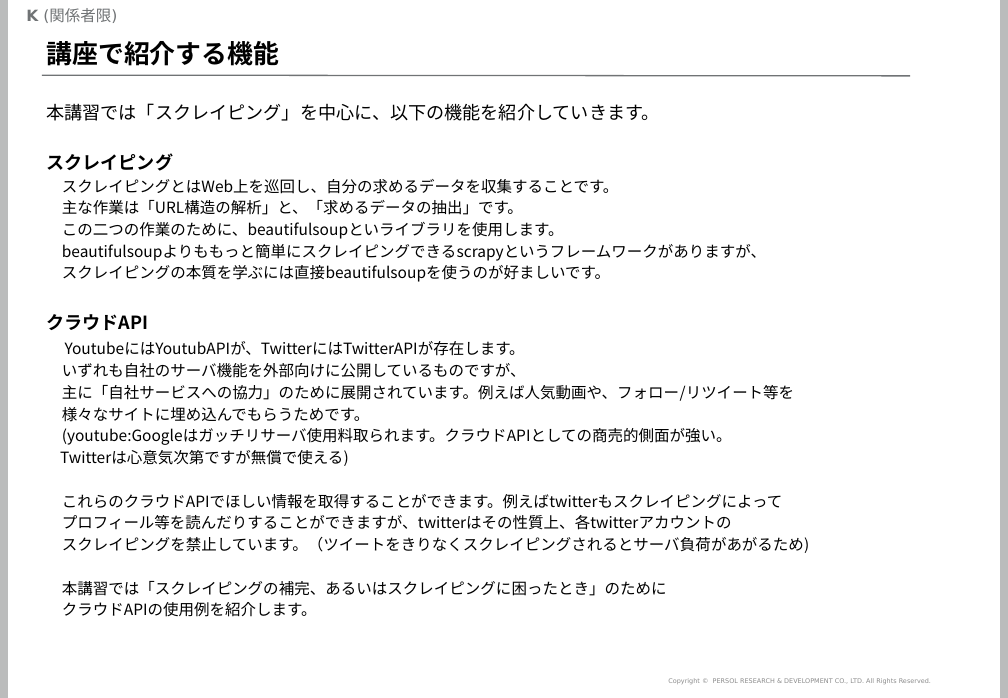
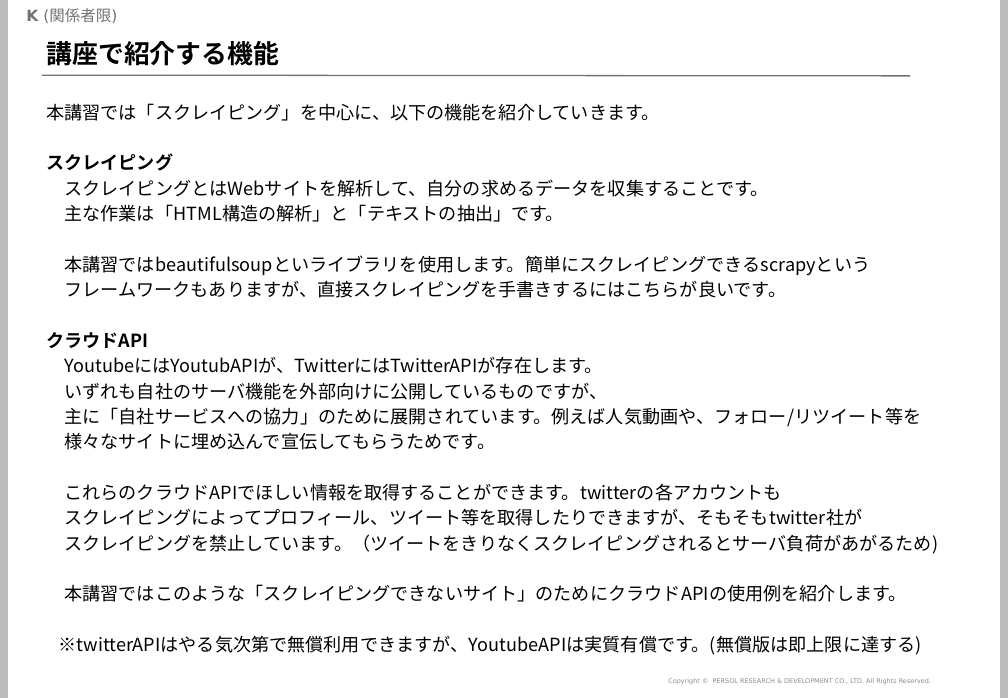
Before and after one commit to mogrodown/python_session, a slide deck: slide 3 of doc/python中級講座_2020.pptx. Drawn at 1008x698 pixels with LibreOffice and Linux fonts; fonts in the diff are those of the drawing; background and template pictures are left out. Boxes give left, top, right and bottom in pixels: in the first picture for what was removed or moved away, otherwise in the second. Text is boxed around its words. In the diff, an @@ line names an element or a change of style, - is before the commit and + after.

```diff
--- a/doc/python中級講座_2020.pptx
+++ b/doc/python中級講座_2020.pptx
@@ text at [64, 179, 870, 298]: text changed; size 12 to 14 pt @@
-スクレイピングとはWeb上を巡回し、自分の求めるデータを収集することです。
-主な作業は「URL構造の解析」と、「求めるデータの抽出」です。
-この二つの作業のために、beautifulsoupといライブラリを使用します。
-beautifulsoupよりももっと簡単にスクレイピングできるscrapyというフレームワークがありますが、
-スクレイピングの本質を学ぶには直接beautifulsoupを使うのが好ましいです。
+スクレイピングとはWebサイトを解析して、自分の求めるデータを収集することです。
+主な作業は「HTML構造の解析」と「テキストの抽出」です。
+本講習ではbeautifulsoupといライブラリを使用します。簡単にスクレイピングできるscrapyという
+フレームワークもありますが、直接スクレイピングを手書きするにはこちらが良いです。
@@ text at [64, 357, 938, 554]: size 12 to 14 pt in "YoutubeにはYoutubAPIが、TwitterにはTwitterAPIが存在します。", "いずれも自社のサーバ機能を外部向けに公開しているものですが、", "主に「自社サービスへの協力」のために展開されています。例えば人気動画や、フォロー/リツイート等を", "スクレイピングを禁止しています。（ツイートをきりなくスクレイピングされるとサーバ負荷があがるため)" @@
@@ text at [64, 433, 862, 526]: text changed; size 12 to 14 pt @@
-様々なサイトに埋め込んでもらうためです。
-(youtube:Googleはガッチリサーバ使用料取られます。クラウドAPIとしての商売的側面が強い。
-Twitterは心意気次第ですが無償で使える)
-これらのクラウドAPIでほしい情報を取得することができます。例えばtwitterもスクレイピングによって
-プロフィール等を読んだりすることができますが、twitterはその性質上、各twitterアカウントの
+様々なサイトに埋め込んで宣伝してもらうためです。
+これらのクラウドAPIでほしい情報を取得することができます。twitterの各アカウントも
+スクレイピングによってプロフィール、ツイート等を取得したりできますが、そもそもtwitter社が
@@ text at [59, 584, 922, 655]: text changed; size 12 to 14 pt @@
-本講習では「スクレイピングの補完、あるいはスクレイピングに困ったとき」のために
-クラウドAPIの使用例を紹介します。
+本講習ではこのような「スクレイピングできないサイト」のためにクラウドAPIの使用例を紹介します。
+※twitterAPIはやる気次第で無償利用できますが、YoutubeAPIは実質有償です。(無償版は即上限に達する)
```
Also in this commit, not shown: 21 other slides changed, 3 slides added, 1 other file.
